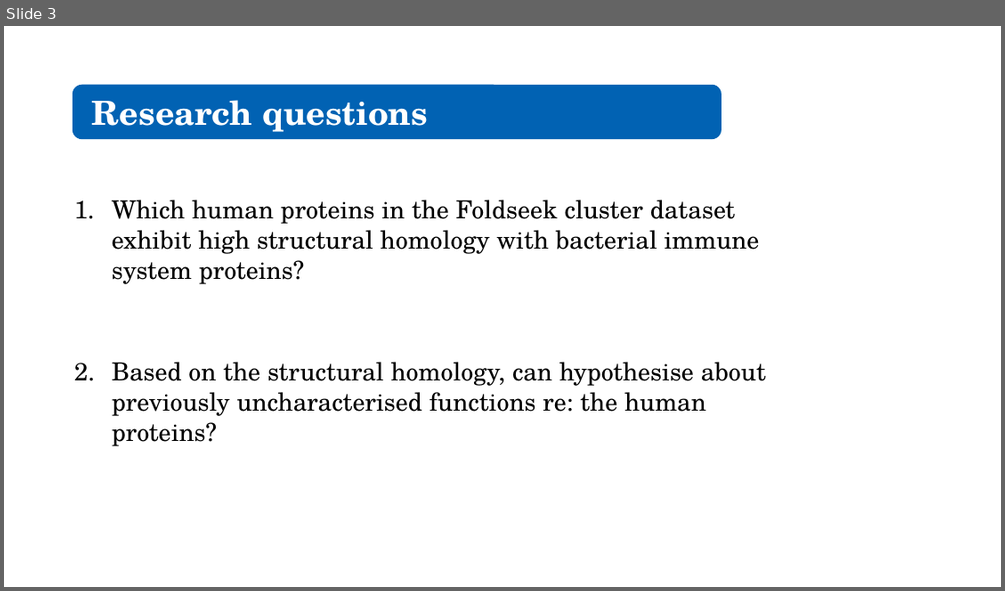
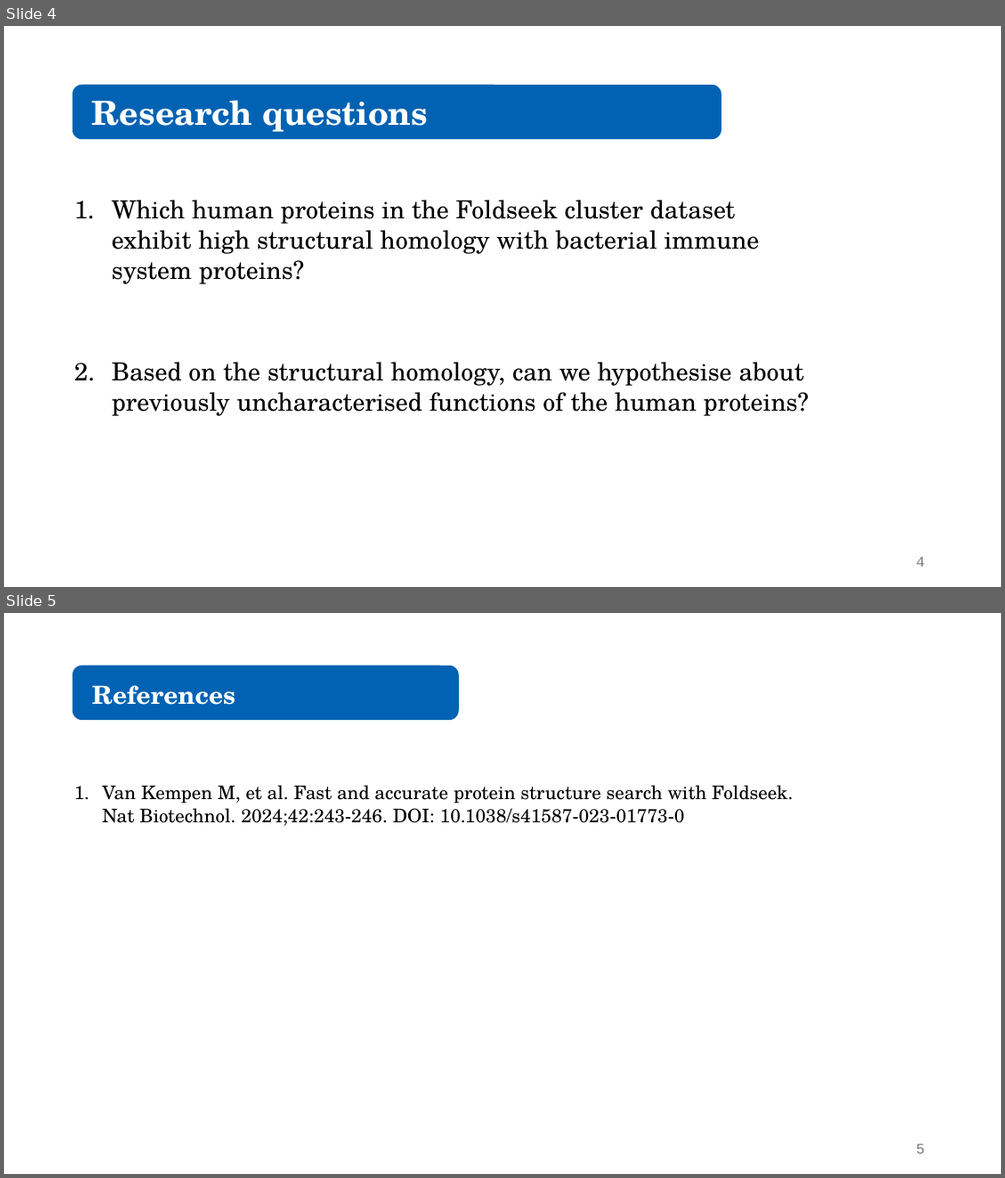
Before and after one commit to juliandeanmoran/BISSH, a slide deck: vis/reports/2026-02-18_projectUpdate_1.pptx. Shown one above the other, each under a label of ours: slide 3 before the commit, slides 4 and 5 after it. The pictures are 1005x591 and 1005x1178 pixels, drawn with LibreOffice and Linux fonts; fonts in the diff are those of the drawing. Boxes give left, top, right and bottom in pixels: in the first picture for what was removed or moved away, otherwise in the second. Text is boxed around its words. In the diff, an @@ line names an element or a change of style, - is before the commit and + after.

Commit message:
Completed background slide on Foldseek.

```diff
--- a/vis/reports/2026-02-18_projectUpdate_1.pptx
+++ b/vis/reports/2026-02-18_projectUpdate_1.pptx
@@ slide 5 added at (4,613,1001,1174), background #FFFFFF @@
@@ rounded rectangle added at (73,666,458,719), fill #0162B3, outline #0162B3 1.5 pt @@
@@ text added at (92,685,235,705), 24 pt, text #FFFFFF, bold @@
+References
@@ text added at (102,785,793,826), 18 pt, text #000000 @@
+1. Van Kempen M, et al. Fast and accurate protein structure search with Foldseek. Nat Biotechnol. 2024;42:243-246. DOI: 10.1038/s41587-023-01773-0
@@ page number added at (916,1143,925,1153), 14 pt, text #797979 @@
+5
@@ what was slide 3 is now slide 4 @@
@@ slide 4 changed as well @@
@@ text at (112,362,809,416): text changed @@
-2. Based on the structural homology, can hypothesise about previously uncharacterised functions re: the human proteins?
+2. Based on the structural homology, can we hypothesise about previously uncharacterised functions of the human proteins?
@@ page number added at (916,556,925,566), 14 pt, text #797979 @@
+4
```
Also in this commit, not shown: 1 other slide changed, 2 other slides added, 1 slide removed.
